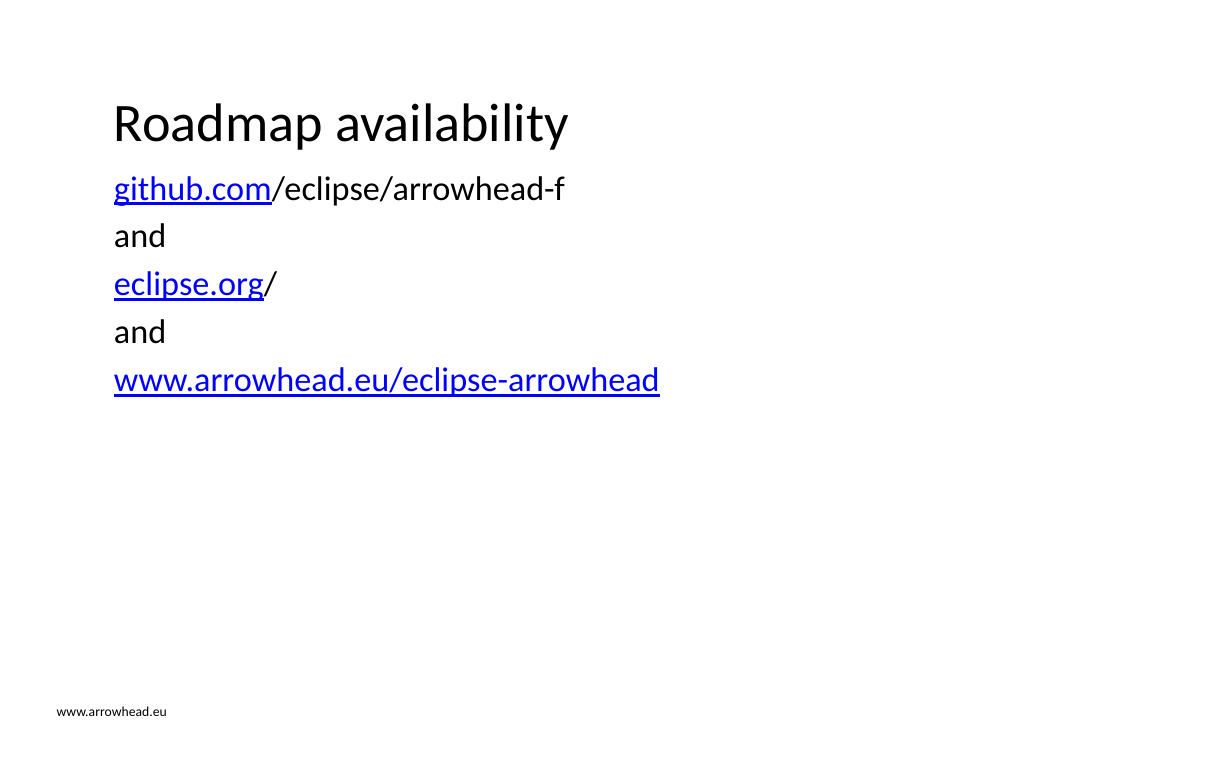
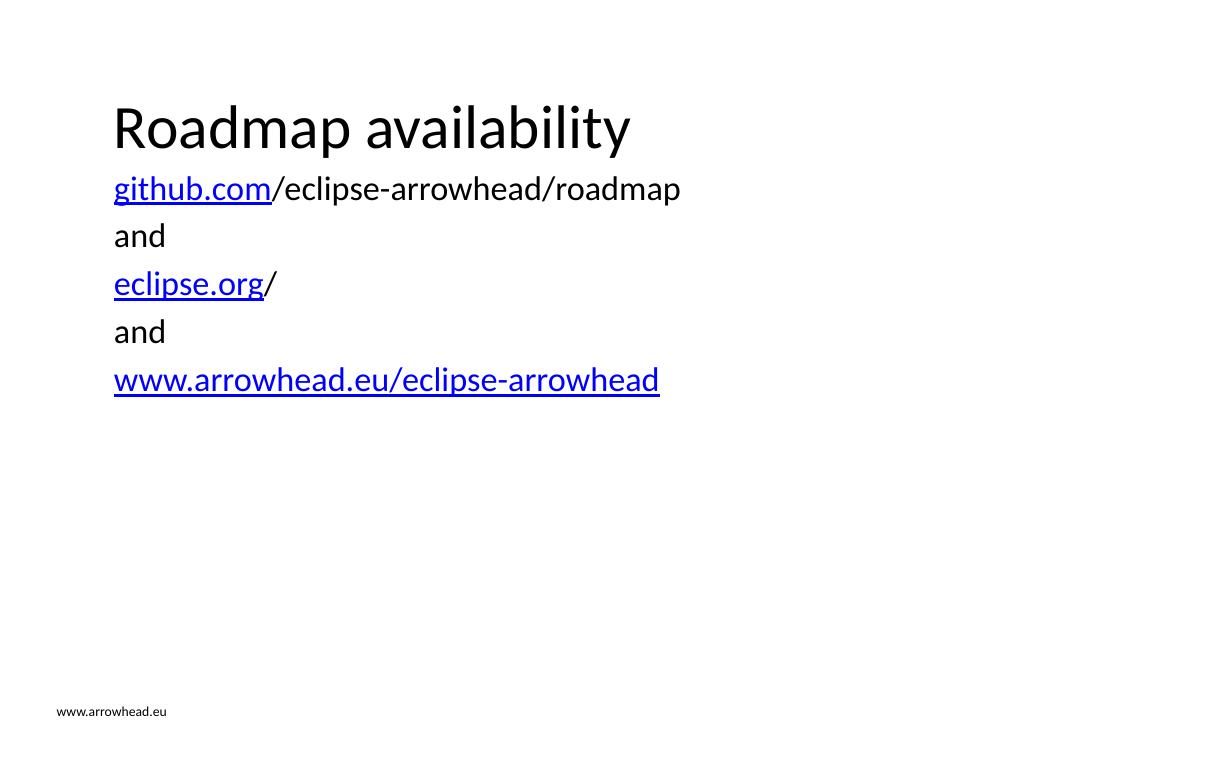
Before and after one commit to eclipse-arrowhead/roadmap, a slide deck: slide 9 of Governanace_strategy/Eclipse_Arrowhead_Roadmap_organisation.pptx (slide 10 before the commit). Drawn at 1232x770 pixels with LibreOffice and Linux fonts; fonts in the diff are those of the drawing; background and template pictures are left out. Boxes give left, top, right and bottom in pixels: in the first picture for what was removed or moved away, otherwise in the second. Text is boxed around its words. In the diff, an @@ line names an element or a change of style, - is before the commit and + after.

Commit message:
Updated governance presentation
and next roadmap WG agenda

```diff
--- a/Governanace_strategy/Eclipse_Arrowhead_Roadmap_organisation.pptx
+++ b/Governanace_strategy/Eclipse_Arrowhead_Roadmap_organisation.pptx
@@ title "Roadmap availability" at [114, 105, 631, 158]: size 31.7 to 36 pt @@
@@ text at [114, 176, 681, 206]: text changed @@
-github.com/eclipse/arrowhead-f
+github.com/eclipse-arrowhead/roadmap
```
Also in this commit, not shown: 12 other slides changed, 1 slide added, 3 slides removed, 8 other files.
